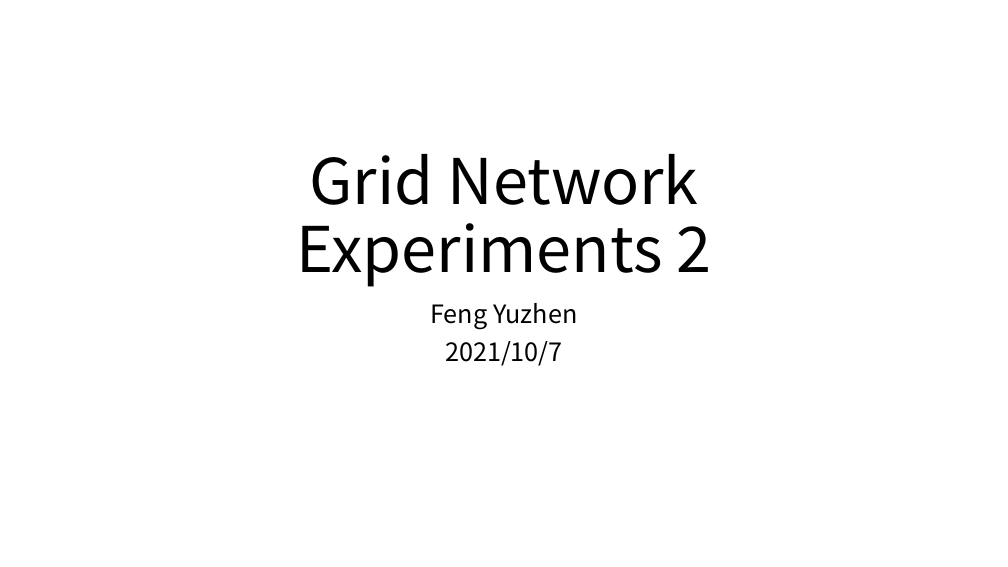
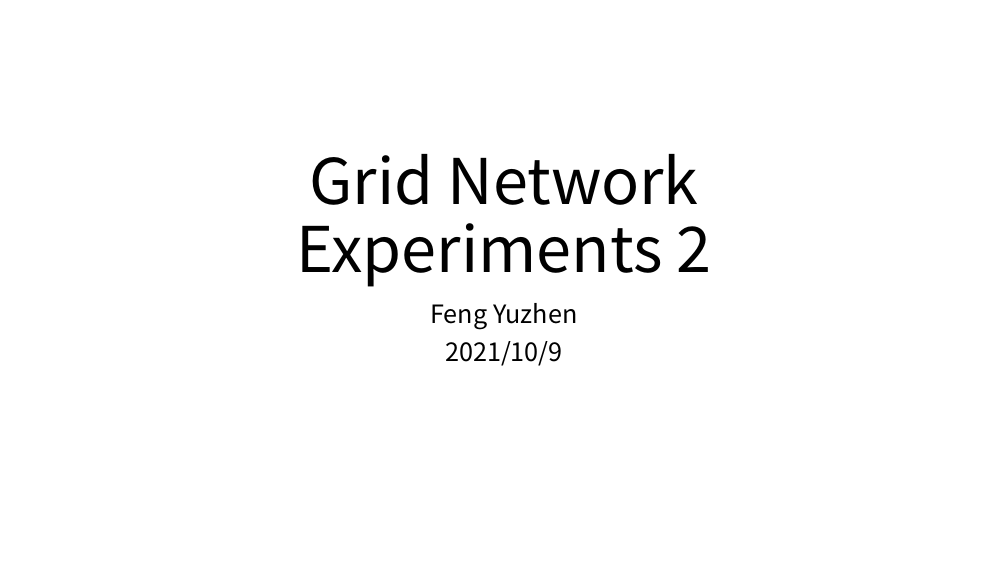
Before and after one commit to yuzhenfeng2002/Predicting-for-Each-Dynamic-Ridepooling-Order-on-Grid-Network, a slide deck: slide 1 of Grid Network Experienments 2.pptx. Drawn at 1008x567 pixels with LibreOffice and Linux fonts; fonts in the diff are those of the drawing. Boxes give left, top, right and bottom in pixels: in the first picture for what was removed or moved away, otherwise in the second. Text is boxed around its words. In the diff, an @@ line names an element or a change of style, - is before the commit and + after.

Commit message:
Experiment for B-graph

```diff
--- a/Grid Network Experienments 2.pptx
+++ b/Grid Network Experienments 2.pptx
@@ subtitle at (445, 341, 563, 366): text changed @@
-2021/10/7
+2021/10/9
```
Also in this commit, not shown: 2 slides added, 16 other files.
